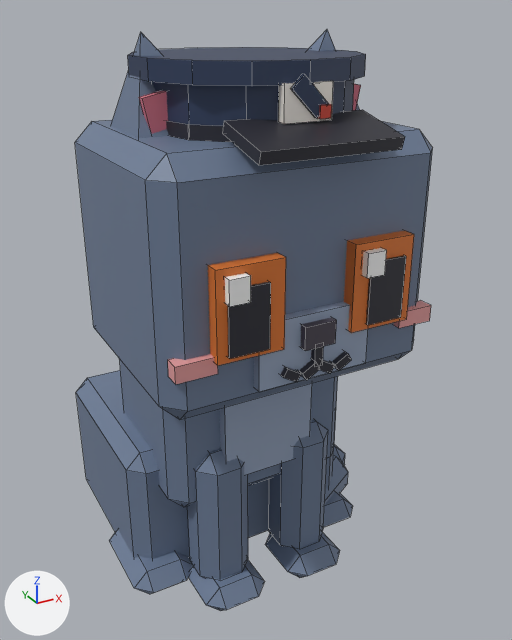
A saved change to the FBX model assets/cat-cafe/exports/CatCafe_Cat_Postie_Sit.fbx.
Both versions are drawn from a 50 mm lens placed at (-0.01005, -0.02091, 0.01906), pointed at (0.00101, -0.00081, 0.00901). The axes (+X, +Y, +Z) are drawn at lower left. The lights are the same throughout. The picture after the commit comes second. Mesh edges are drawn as thin lines. Where no turn or scale is listed for an object, it has been applied to the vertices.

The first picture shows 'CatCafe_Cat_Postie_Sit_Body', 'CatCafe_Cat_Postie_Sit_EarR', 'CatCafe_Cat_Postie_Sit_Eye1', 'CatCafe_Cat_Postie_Sit_Eye2', 'CatCafe_Cat_Postie_Sit_Head', 'CatCafe_Cat_Postie_Sit_LegF1', 'CatCafe_Cat_Postie_Sit_LegF2', 'CatCafe_Cat_Postie_Sit_Prop', 'CatCafe_Cat_Postie_Sit_Tail' and 1 more.
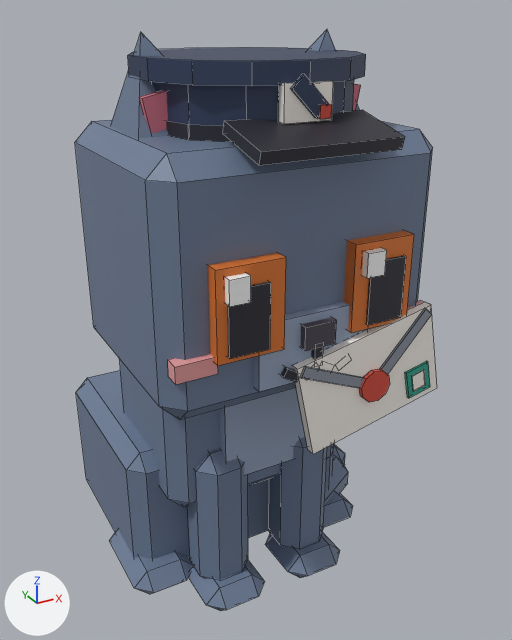
Location of each change, (x1, y1, x2, y2) in pixels of the pictures (512 x 640 px):
'CatCafe_Cat_Postie_Sit_Prop2', added
    after: (293, 302, 437, 454)

The change, as a list of edits to the scene's bpy script:
```text
Add me_catcafe_cat_postie_sit_prop2:
    me_catcafe_cat_postie_sit_prop2.from_pydata(...)  # 60 vertices, 42 faces; spans x -0.00074..0.00454, y -0.00551..-0.00508, z -0.00265..0.00132
    me_catcafe_cat_postie_sit_prop2.materials.append(mat_catcafe_palette)
Add ob_catcafe_cat_postie_sit_prop2:
    ob_catcafe_cat_postie_sit_prop2 = bpy.data.objects.new('CatCafe_Cat_Postie_Sit_Prop2', me_catcafe_cat_postie_sit_prop2)
    ob_catcafe_cat_postie_sit_prop2.location = (0.0, -0.00095, 0.00969)
```
